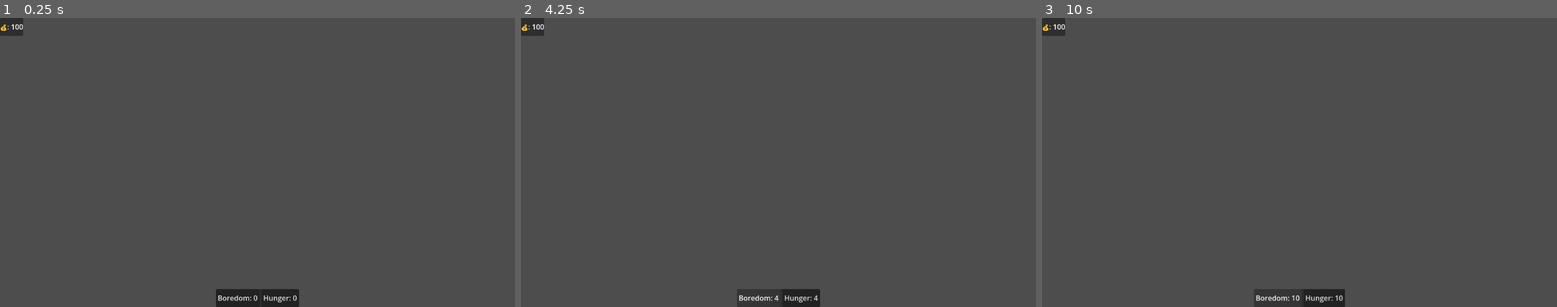
Above: before the commit, frames 1-3 (left to right).
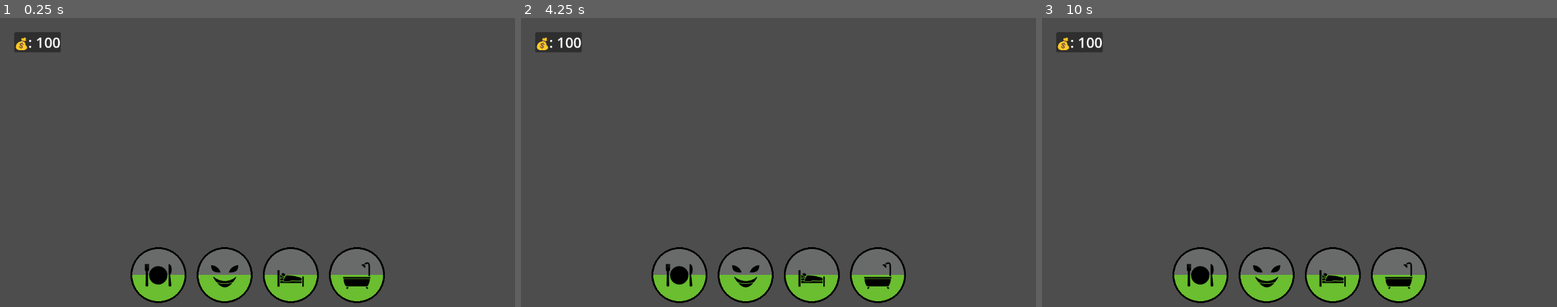
Above: after the commit, the same moments.

Repository: Timur-khan96/queble-jam
Game: Godot game, scene res://main.tscn
The game is run twice, just before and just after one commit, with the same random seed, the same clock (stepped at 60 frames per second) and the same inputs. The engine's default icon, where the game draws it, is replaced by a stand-in: a white triangle on a blue panel in a dark square.
Inputs (mouse positions are in pixels of both pictures, inside the frame that each line leads up to):
- Up to frame 1 (0.25 s): no input
- Up to frame 2 (4.25 s): click (757, 298) at 0.5 s, where only the run before the commit has a clickable "Boredom: 0"; click (757, 298) at 1.25 s, where only the run before the commit has a clickable "Boredom: 1"; click (799, 298) at 2 s, where only the run before the commit has a clickable "Hunger: 1"; click (757, 298) at 2.75 s, where only the run before the commit has a clickable "Boredom: 2"; click (757, 298) at 3.5 s, where only the run before the commit has a clickable "Boredom: 3"
- Up to frame 3 (10 s): click (1278, 298) at 4.25 s, where only the run before the commit has a clickable "Boredom: 4"; click (1320, 298) at 5 s, where only the run before the commit has a clickable "Hunger: 4"; click (1278, 298) at 5.75 s, where only the run before the commit has a clickable "Boredom: 5"; click (1278, 298) at 6.5 s, where only the run before the commit has a clickable "Boredom: 6"; click (1278, 298) at 7.25 s, where only the run before the commit has a clickable "Boredom: 7"; click (1320, 298) at 8 s, where only the run before the commit has a clickable "Hunger: 7"; click (1278, 298) at 8.75 s, where only the run before the commit has a clickable "Boredom: 8"; click (1278, 298) at 9.5 s, where only the run before the commit has a clickable "Boredom: 9"

The runs differ from the first frame. In frame 1, 7.8% of the frame differs, in the area x 0-75%, y 0-100%; in frame 2, 7.6%; in frame 3, 7.6%.

Commit message:
added UI for Needs

Diff:
--- /dev/null
+++ b/UI/progress_bars/needs_bar.gd
@@ -0,0 +1,22 @@
+extends TextureProgressBar
+class_name NeedBar
+
+signal clicked(type)
+
+var type: Consts.NEED_TYPE
+
+func _init(_my_type: Consts.NEED_TYPE):
+	type = _my_type
+	fill_mode = FILL_BOTTOM_TO_TOP
+	texture_progress = load("uid://cgd8xglvb5lj4")
+	texture_under = load("uid://c3rxcbpl8nbwe")
+	texture_over = load(Consts.NEED_ICONS[type])
+	max_value = 1.
+	step = 0.01
+	value = GameData.needs[type]
+	mouse_filter = Control.MOUSE_FILTER_STOP
+
+func _gui_input(event):
+	if event is not InputEventMouseButton: return
+	if event.button_index == MOUSE_BUTTON_LEFT and event.pressed:
+		clicked.emit(type)
--- a/game_data.gd
+++ b/autoloads/consts.gd
@@ -2,6 +2,7 @@
 
 enum ROOM_TYPE {KITCHEN, BEDROOM, BATHROOM, STUDY}
 enum FOOD_TYPE {CHICKEN, FISH, APPLE, TOMATO, CHEESE}
+enum NEED_TYPE {HUNGER, FUN, ENERGY, HYGIENE}
 
 const ROOM_SCENES: Dictionary[ROOM_TYPE, String] = {
 	ROOM_TYPE.KITCHEN: "uid://diwfruugpm3da",
@@ -18,8 +19,9 @@
 	FOOD_TYPE.CHEESE: 60
 } #satiation is the same
 
-var fridge_items: Dictionary[FOOD_TYPE, int]
-var coins: int = 100
-
-var hunger: float = 0
-var boredom: float = 0
+const NEED_ICONS: Dictionary[NEED_TYPE, String] = {
+	NEED_TYPE.HUNGER : "uid://dqidq4st60k6y",
+	NEED_TYPE.FUN : "uid://by3x7mtpsfcrb",
+	NEED_TYPE.ENERGY : "uid://ccni8k7dcxhju",
+	NEED_TYPE.HYGIENE : "uid://buko02mfac1nv"
+}
--- /dev/null
+++ b/autoloads/game_data.gd
@@ -0,0 +1,14 @@
+extends Node
+
+var needs: Dictionary[Consts.NEED_TYPE, float]
+var fridge_items: Dictionary[Consts.FOOD_TYPE, int]
+var coins: int = 100
+
+var hunger: float = 0
+var boredom: float = 0
+
+func _ready():
+	for type in Consts.FOOD_TYPE:
+		fridge_items[Consts.FOOD_TYPE[type]] = randi_range(0,3)
+	for need in Consts.NEED_TYPE:
+		needs[Consts.NEED_TYPE[need]] = 0.5
--- a/main.gd
+++ b/main.gd
@@ -1,18 +1,14 @@
 extends Node2D
 
 @onready var coins_label = %coins_label
-@onready var boredom_button = %boredom_button
-@onready var hunger_button = %hunger_button
+@onready var needs_container = %needs_container
 
 var current_room_node
 
 func _ready():
-	for type in GameData.FOOD_TYPE:
-		GameData.fridge_items[GameData.FOOD_TYPE[type]] = randi_range(0,3)
+	for need_type in Consts.NEED_TYPE:
+		var bar = NeedBar.new(Consts.NEED_TYPE[need_type])
+		needs_container.add_child(bar)
 
-func _process(delta):
+func _process(_delta):
 	coins_label.text = "💰: %d" % GameData.coins
-	GameData.hunger += delta
-	GameData.boredom += delta
-	boredom_button.text = "Boredom: %d" % int(GameData.boredom)
-	hunger_button.text = "Hunger: %d" % int(GameData.hunger)
--- a/main.tscn
+++ b/main.tscn
@@ -8,32 +8,25 @@
 [node name="ui_layer" type="CanvasLayer" parent="." unique_id=1952905286]
 
 [node name="top_left" type="PanelContainer" parent="ui_layer" unique_id=15064782]
-offset_right = 40.0
-offset_bottom = 40.0
+offset_left = 32.0
+offset_top = 32.0
+offset_right = 72.0
+offset_bottom = 77.0
 
 [node name="coins_label" type="Label" parent="ui_layer/top_left" unique_id=965759066]
 unique_name_in_owner = true
 layout_mode = 2
+theme_override_font_sizes/font_size = 32
 
-[node name="bottom_center" type="PanelContainer" parent="ui_layer" unique_id=328269529]
+[node name="needs_container" type="HBoxContainer" parent="ui_layer" unique_id=1641615831]
+unique_name_in_owner = true
 anchors_preset = 7
 anchor_left = 0.5
 anchor_top = 1.0
 anchor_right = 0.5
 anchor_bottom = 1.0
-offset_left = -20.0
-offset_top = -40.0
-offset_right = 20.0
+offset_left = -84.0
+offset_top = -144.0
+offset_right = 84.0
 grow_horizontal = 2
 grow_vertical = 0
-
-[node name="HBoxContainer" type="HBoxContainer" parent="ui_layer/bottom_center" unique_id=1641615831]
-layout_mode = 2
-
-[node name="boredom_button" type="Button" parent="ui_layer/bottom_center/HBoxContainer" unique_id=1419158790]
-unique_name_in_owner = true
-layout_mode = 2
-
-[node name="hunger_button" type="Button" parent="ui_layer/bottom_center/HBoxContainer" unique_id=1509162074]
-unique_name_in_owner = true
-layout_mode = 2
--- a/project.godot
+++ b/project.godot
@@ -17,6 +17,7 @@
 
 [autoload]
 
+Consts="*uid://b5ctki111ylsr"
 GameData="*uid://mv8f1g74mj81"
 
 [physics]
--- a/rooms/kitchen/fridge_ui.gd
+++ b/rooms/kitchen/fridge_ui.gd
@@ -1,7 +1,7 @@
 extends Control
 @onready var item_list: ItemList = $VBoxContainer/ItemList
 
-var fridge_items: Dictionary[GameData.FOOD_TYPE, int] = GameData.fridge_items
+var fridge_items: Dictionary[Consts.FOOD_TYPE, int] = GameData.fridge_items
 
 func _ready():
 	_update_buttons()
@@ -20,7 +20,7 @@
 func _update_fridge():
 	item_list.clear()
 	for item in fridge_items:
-		item_list.add_item("%s: %d" % [GameData.FOOD_TYPE.keys()[item],
+		item_list.add_item("%s: %d" % [Consts.FOOD_TYPE.keys()[item],
 			fridge_items[item]])
 
 func _on_give_button_pressed():
@@ -35,7 +35,7 @@
 		return
 
 	fridge_items[selected_idx] -= 1
-	GameData.hunger -= GameData.FOOD_PRICES[selected_idx]
+	GameData.hunger -= Consts.FOOD_PRICES[selected_idx]
 	_update_fridge()
 
 func _on_item_list_item_selected(_index):
--- a/rooms/room_base.gd
+++ b/rooms/room_base.gd
@@ -1,4 +1,4 @@
 extends Node2D
 class_name Room
 
-var room_type: GameData.ROOM_TYPE
+var room_type: Consts.ROOM_TYPE
--- /dev/null
+++ b/shaders/outline.gdshader
@@ -0,0 +1,37 @@
+shader_type canvas_item;
+
+uniform vec4 line_color : source_color = vec4(1.0);
+uniform float base_alpha = 1.0;
+uniform float line_thickness : hint_range(0.0, 10.0) = 2.0;
+uniform float sprite_fade : hint_range(0.0, 1.0) = 0.5;
+
+const vec2 OFFSETS[8] = {
+    vec2(-1, -1), vec2(-1, 0), vec2(-1, 1),
+    vec2(0, -1),               vec2(0, 1),
+    vec2(1, -1),  vec2(1, 0),  vec2(1, 1)
+};
+
+void fragment() {
+    vec4 base = texture(TEXTURE, UV);
+
+    // Detect inner outline using original alpha
+    float inner_outline = 1.0;
+    vec2 offset = TEXTURE_PIXEL_SIZE * line_thickness;
+
+    for (int i = 0; i < 8; i++) {
+        inner_outline *= texture(TEXTURE, UV + offset * OFFSETS[i]).a;
+    }
+    inner_outline = 1.0 - inner_outline; // 1.0 where outline should be
+
+    // Fade only the sprite interior
+    vec4 faded_base = base;
+    faded_base.a *= sprite_fade;
+
+    // Outline should remain full alpha → use base alpha (unfaded)
+    vec4 outline_pixel = vec4(line_color.rgb, base.a);
+
+    // Blend: outline where inner_outline = 1
+    vec4 final_color = mix(faded_base, outline_pixel, inner_outline * base.a);
+
+    COLOR = vec4(final_color.rgb, final_color.a * base_alpha);
+}
Binary file added: UI/progress_bars/fun_over.png
Not shown, added: UI/progress_bars/fun_over.png.import
Binary file added: UI/progress_bars/hygiene_over.png
Not shown, added: UI/progress_bars/hygiene_over.png.import
Not shown, added: UI/progress_bars/needs_bar.gd.uid
Binary file added: UI/progress_bars/progress.png
Not shown, added: UI/progress_bars/progress.png.import
Binary file added: UI/progress_bars/satiation_over.png
Not shown, added: UI/progress_bars/satiation_over.png.import
Binary file added: UI/progress_bars/sleep_over.png
Not shown, added: UI/progress_bars/sleep_over.png.import
Binary file added: UI/progress_bars/under.png
(and 4 more such lines)
